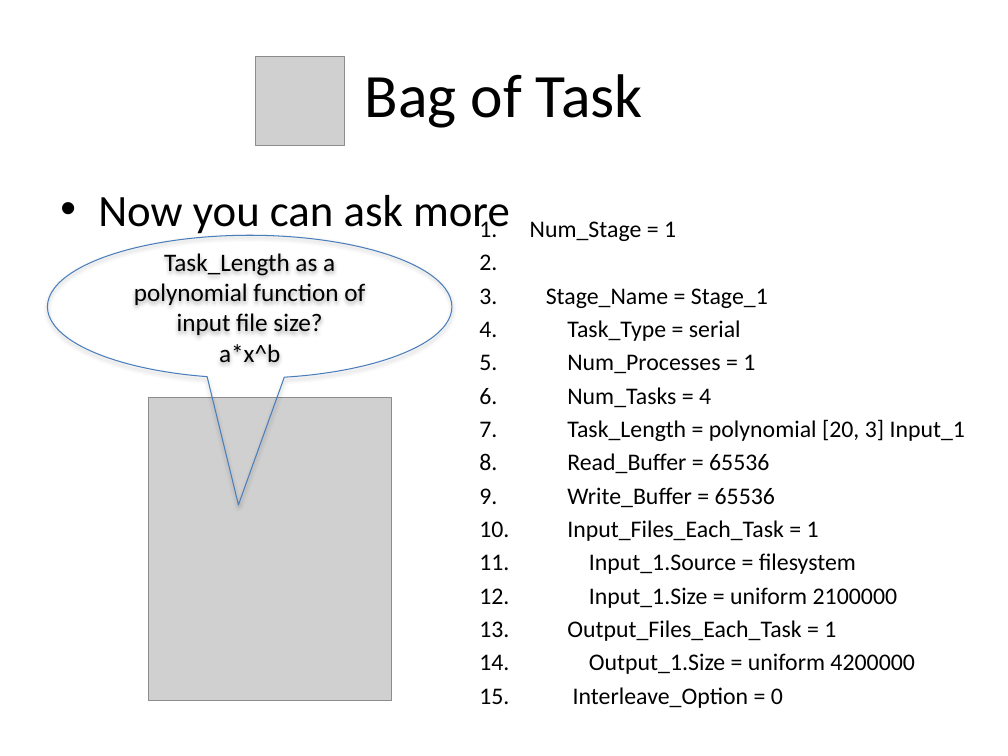
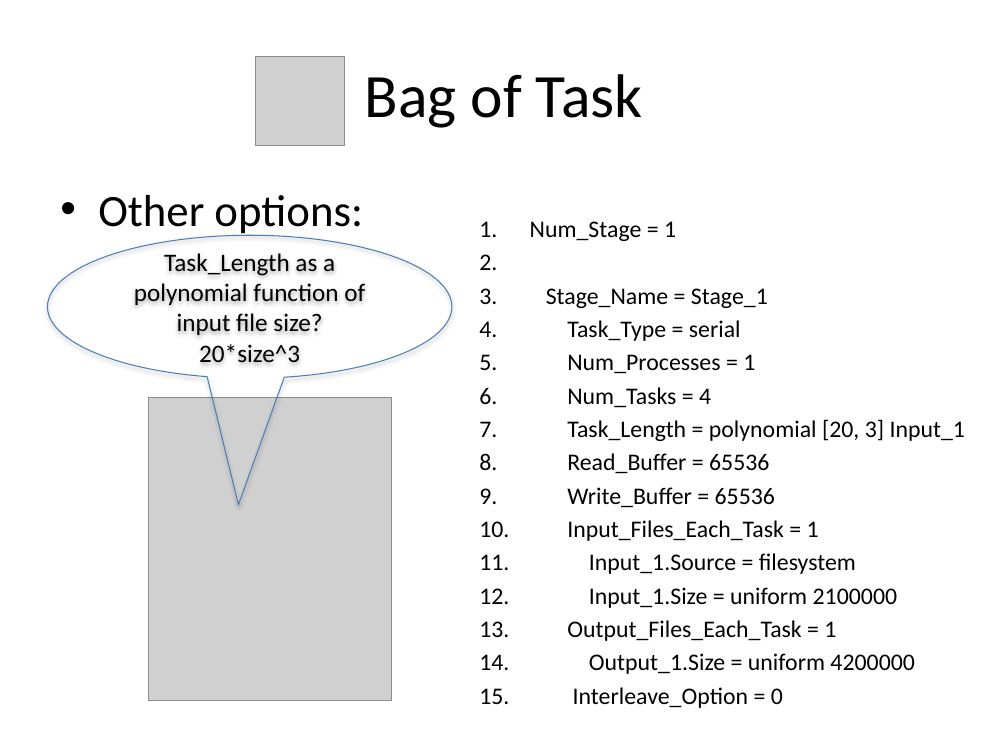
Before and after one commit to applicationskeleton/Skeleton, a slide deck: slide 12 of tutorial/skeleton-tutorial.pptx (slide 7 before the commit). Drawn at 1008x756 pixels with LibreOffice and Linux fonts; fonts in the diff are those of the drawing; grey boxes stand for pictures. Boxes give left, top, right and bottom in pixels: in the first picture for what was removed or moved away, otherwise in the second. Text is boxed around its words. In the diff, an @@ line names an element or a change of style, - is before the commit and + after.

```diff
--- a/tutorial/skeleton-tutorial.pptx
+++ b/tutorial/skeleton-tutorial.pptx
@@ text at [98, 195, 363, 238]: text changed @@
-• Now you can ask more
+• Other options:
@@ text in speech bubble at [199, 344, 300, 363]: text changed @@
-a*x^b
+20*size^3
```
Also in this commit, not shown: 10 other slides changed, 5 slides added, 1 other file.
